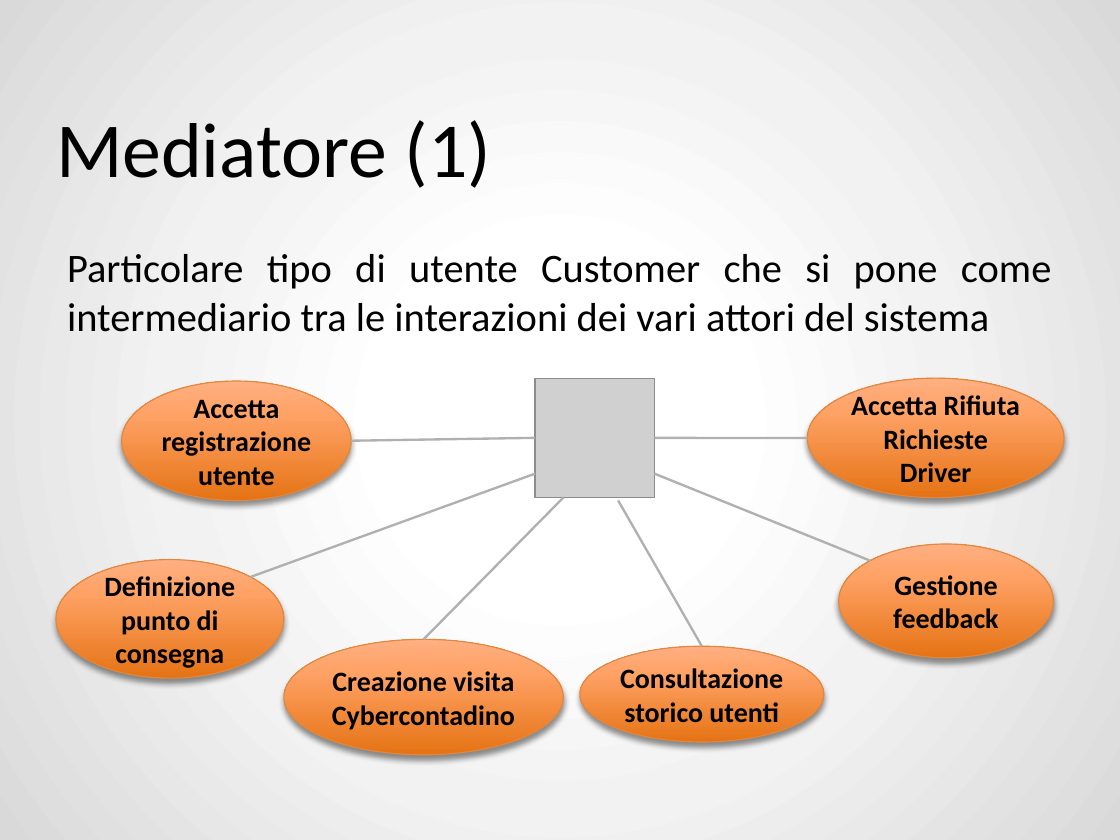
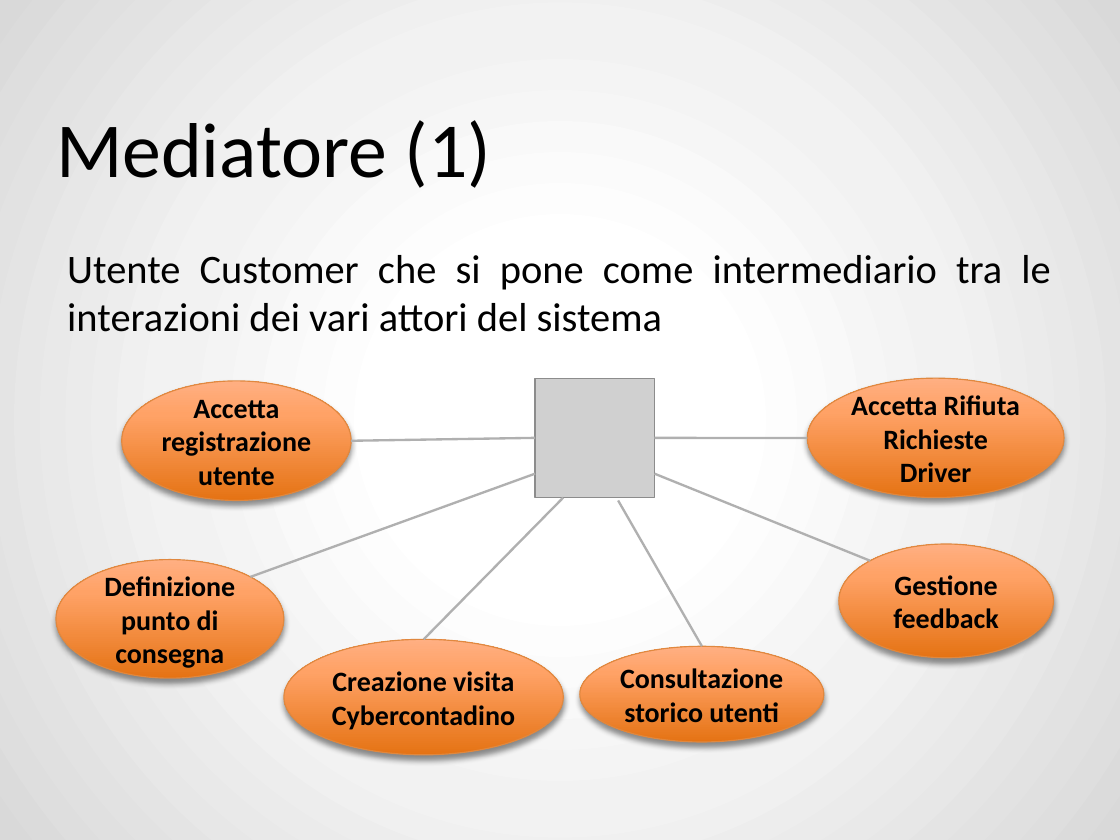
Before and after one commit to ZhangUranus/amicidelgas, a slide deck: slide 15 of SeamAmiciDelGas/risorse_gassose/presentazione_demo/SeamAmiciDelGas - finale.pptx (slide 14 before the commit). Drawn at 1120x840 pixels with LibreOffice and Linux fonts; fonts in the diff are those of the drawing; grey boxes stand for pictures; background and template pictures are left out. Boxes give left, top, right and bottom in pixels: in the first picture for what was removed or moved away, otherwise in the second. Text is boxed around its words. In the diff, an @@ line names an element or a change of style, - is before the commit and + after.

```diff
--- a/SeamAmiciDelGas/risorse_gassose/presentazione_demo/SeamAmiciDelGas - finale.pptx
+++ b/SeamAmiciDelGas/risorse_gassose/presentazione_demo/SeamAmiciDelGas - finale.pptx
@@ text at <box>67,255,1050,332</box>: text changed @@
-Particolare tipo di utente Customer che si pone come intermediario tra le interazioni dei vari attori del sistema
+Utente Customer che si pone come intermediario tra le interazioni dei vari attori del sistema
```
Also in this commit, not shown: 25 other slides changed, 12 slides added, 4 slides removed.
